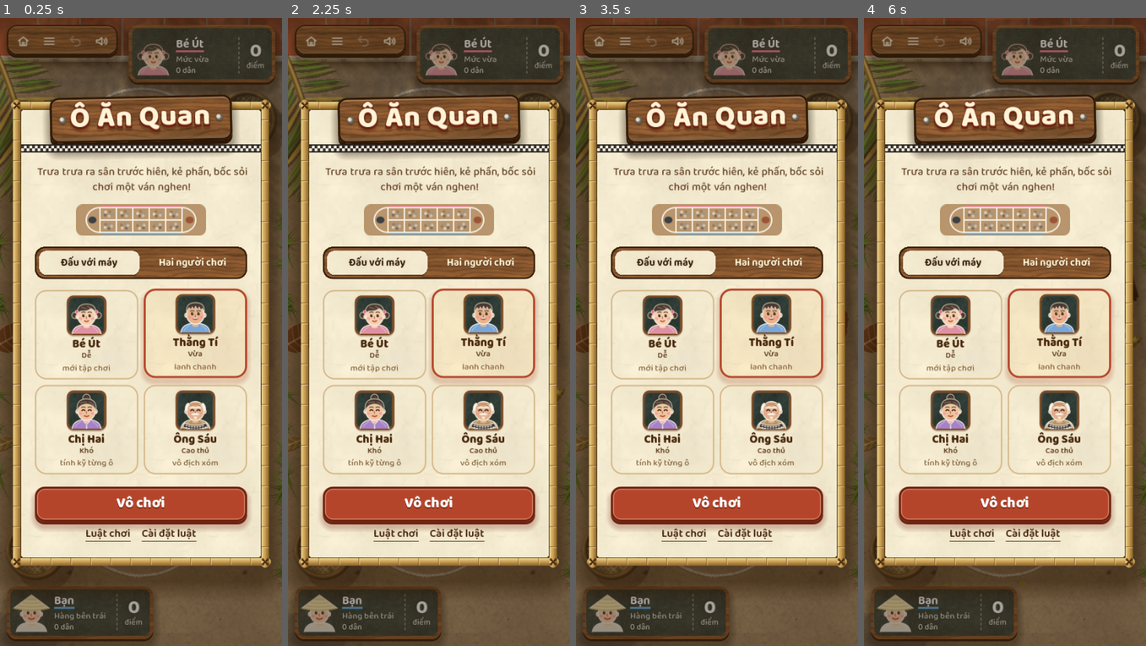
Above: before the commit, frames 1-4 (left to right).
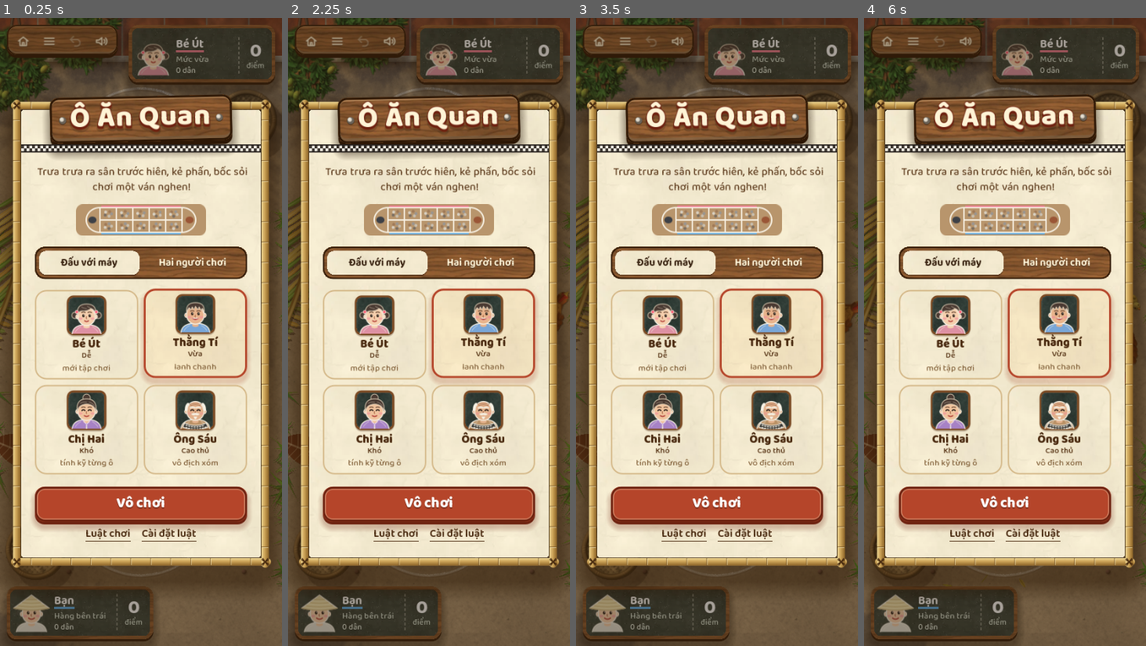
Above: after the commit, the same moments.

Repository: holinhcz/vu-mua
Game: Godot game, scene res://main.tscn
Same seed, same stepped clock (60 frames per second), same inputs: the game is played once before the commit and once after it.
Inputs (mouse positions are in pixels of both pictures, inside the frame that each line leads up to):
- Up to frame 1 (0.25 s): no input
- Up to frame 2 (2.25 s): tap Enter at 0.5 s; drag from (429, 332) to (457, 193) at 0.52 s; drag from (429, 332) to (414, 457) at 1.27 s; tap Space at 2 s; move the mouse to (457, 193) at 2.02 s; hold Right from 2.03 s (still down); tap Z at 2.1 s
- Up to frame 3 (3.5 s): release Right at 2.75 s; tap Enter at 2.75 s; drag from (702, 457) to (632, 237) at 2.77 s
- Up to frame 4 (6 s): tap Space at 3.5, 5 s; move the mouse to (1089, 426) at 3.52 s; hold Left 3.53-4.25 s; tap 5 at 3.6 s; tap Enter at 4.25 s; drag from (920, 237) to (962, 175) at 4.27 s; move the mouse to (1019, 332) at 5.02 s; hold Down 5.03-5.75 s; tap 1 at 5.1 s; click (1019, 332) at 5.17 s; drag from (962, 175) to (948, 363) at 5.77 s

The runs differ from the first frame. In frame 1, 2.2% of the frame differs, in the area x 0-93%, y 0-71%; in frame 2, 2.2%; in frame 3, 2.3%; in frame 4, 2.4%, in the area x 0-99%, y 0-71%.

Commit message:
Ô ăn quan riêng: tán xoài caro góc trái trên (oq_tan.gd như cờ gánh), cả sân co giãn theo màn, sửa số đếm ô lệch khi K khác 1, gà né bàn
Co-Authored-By: Claude Opus 5.5 <noreply@anthropic.com>
Claude-Session: https://claude.ai/code/session_01TQanobV4trnR46FjZ3o1gf

Diff:
--- a/src/oaq/logic/oq/oq_bg.gd
+++ b/src/oaq/logic/oq/oq_bg.gd
@@ -140,6 +140,8 @@
 		L.obst.append((c as Rect2).grow(6))
 	L.obst.append((L.tools as Rect2).grow(6))
 	L.obst.append(Rect2(W - 190, H - 64, 190, 64))
+	for r in L.get("tan", []):     # dưới tán xoài: không đặt đồ (bị lá che mất)
+		L.obst.append(r)
 	_decor(L)
 	for b in L.bx:
 		var D: float = b.z * 2 / 0.965
@@ -249,15 +251,17 @@
 				return false
 		return true
 	var done := false
-	for hb in [[0.0, true], [0.22, true], [0.22, false]]:
+	# ưu tiên gà nằm trọn trong màn; hết chỗ mới cho ló ra mép màn (cỡ thật, không thu nhỏ cho vừa: luật v7)
+	# hb = [phần được ló ra mép màn, né dải gợi ý, dải rộng đủ cho gà quay ngang]: thử chỗ rộng trọn trong màn trước
+	for hb in [[0.0, true, true], [0.0, false, true], [0.0, true, false], [0.22, true, false], [0.22, false, false]]:
 		if done:
 			break
 		for f in [40, 36, 32]:
 			st_band[0] = hb[1]
 			var hl: float = f * CM
 			var jr := hl * 0.06
-			var ha := hl * 0.5
-			var hc := hl * 0.3 + jr
+			var ha := hl * 0.72   # ảnh gà caro (D = dài / 0.6) to hơn hộp cũ: hộp ôm hết hình
+			var hc := maxf(hl * 0.3 + jr, ha * 0.92) if hb[2] else hl * 0.3 + jr   # gà quay đủ hướng (mổ, ngó): bề ngang dải cũng phải vừa thân gà
 			var best = null
 			var bs := -1e9
 			var st := maxf(8.0, hc * 0.5)
--- a/src/oaq/logic/oq/oq_game.gd
+++ b/src/oaq/logic/oq/oq_game.gd
@@ -13,6 +13,7 @@
 const BG := preload("res://logic/oq/oq_bg.gd")
 const SND := preload("res://logic/oq/oq_snd.gd")
 const HUD := preload("res://logic/oq/oq_hud.gd")
+const TAN := preload("res://logic/oq/oq_tan.gd")
 
 const QW := 0.95
 const DR := 0.088
@@ -57,6 +58,8 @@
 var ai_token := 0
 var snd: Node = null
 var hud: Control = null
+var tan: Node2D = null
+var DPR := 1.0
 var bg_tex: Texture2D = null
 var shade: TextureRect = null
 var _svp: SubViewport = null
@@ -72,7 +75,8 @@
 
 # ============================================================ dựng
 func setup(k: float) -> void:
-	K = maxf(1.0, k)
+	DPR = maxf(1.0, k)
+	K = DPR
 
 func _ready() -> void:
 	set_anchors_and_offsets_preset(Control.PRESET_FULL_RECT)
@@ -92,6 +96,8 @@
 	A.build_arm()
 	ME.next = 3 + randf() * 4
 	_build_shade()
+	tan = TAN.new()
+	add_child(tan)
 	hud = HUD.new()
 	hud.game = self
 	add_child(hud)
@@ -143,6 +149,12 @@
 func _layout() -> void:
 	var vs := get_viewport_rect().size
 	_vs = vs
+	# Link 11-22 "sắp xếp nền cảnh cho phù hợp các màn hình": cả sân + giao diện co giãn đều theo màn như cờ gánh.
+	# Khổ chuẩn: dọc 412x915 css, ngang 1280x720; màn khác nhân U = min(rộng, cao) so với khổ chuẩn.
+	var wc := vs.x / DPR
+	var hc := vs.y / DPR
+	var U := minf(wc / 412.0, hc / 915.0) if hc > wc * 1.05 else minf(wc / 1280.0, hc / 720.0)
+	K = DPR * clampf(U, 0.4, 3.0)
 	var W := vs.x / K
 	var H := vs.y / K
 	L.W = W
@@ -174,6 +186,16 @@
 	for b in L.bx:
 		var u := unmap(b.x, b.y)
 		L.bas.append({"x": u.x, "y": u.y, "r": b.z * 0.8 / L.s})
+	# Link 11-22 tán xoài caro bên trái (như cờ gánh): to nhất mà lá không chạm bàn, rổ, thẻ mình
+	var ban := [board_rect(L.s * 0.12)]
+	for b in L.bx:
+		ban.append(Rect2(b.x - b.z - 6, b.y - b.z - 6, 2 * b.z + 12, 2 * b.z + 12))
+	ban.append((c0 as Rect2).grow(4))
+	var tch := TAN.choices_in(ban, Rect2(0, (L.tools as Rect2).end.y, W, H - (L.tools as Rect2).end.y))
+	L.tan_sc = tch[0].sc if tch.size() else 0.3
+	L.tan_sh = tch[0].sh if tch.size() else Vector2(-400, -400)
+	L.tan = TAN.rects(L.tan_sc, 2, L.tan_sh)
+	tan.build(L.tan_sc, L.tan_sh, K, 0.3 if L.port else 0.4)
 	_resize_shade()
 	_bake_bg()
 
@@ -808,7 +830,7 @@
 	var asc := f.get_ascent(n) / K
 	var dsc := f.get_descent(n) / K
 	var p := Vector2(at.x - w / 2, at.y + (asc - dsc) / 2)
-	_T()
+	draw_set_transform_matrix(Transform2D.IDENTITY)   # chữ vẽ thẳng theo điểm ảnh (toạ độ đã nhân K)
 	draw_string(f, (p + Vector2(fs * 0.04, fs * 0.06)) * K, txt, HORIZONTAL_ALIGNMENT_LEFT, -1, n, Color8(60, 38, 18, int(77 * alpha)))
 	draw_string(f, (p + Vector2(-fs * 0.025, fs * 0.02)) * K, txt, HORIZONTAL_ALIGNMENT_LEFT, -1, n, Color(col, 0.45 * alpha))
 	draw_string(f, (p + Vector2(fs * 0.02, -fs * 0.02)) * K, txt, HORIZONTAL_ALIGNMENT_LEFT, -1, n, Color(col, 0.45 * alpha))
@@ -848,7 +870,7 @@
 	var tw_ := f.get_string_size(txt, HORIZONTAL_ALIGNMENT_LEFT, -1, n).x / K
 	var w := maxf(fs * 1.5, tw_ + fs * 0.9)
 	var h := fs * 1.3
-	_T()
+	draw_set_transform_matrix(Transform2D.IDENTITY)   # chữ vẽ thẳng theo điểm ảnh (toạ độ đã nhân K)
 	A.box(self, Rect2((at.x - w / 2 + 1) * K, (at.y - h / 2 + 2) * K, w * K, h * K), Color(50 / 255.0, 28 / 255.0, 10 / 255.0, 0.28 * alpha), h / 2, K)
 	A.box(self, Rect2((at.x - w / 2) * K, (at.y - h / 2) * K, w * K, h * K), Color(bgc, alpha), h / 2, K)
 	var asc := f.get_ascent(n) / K
--- /dev/null
+++ b/src/oaq/logic/oq/oq_tan.gd
@@ -0,0 +1,143 @@
+extends Node2D
+# TÁN XOÀI góc trái trên (Link 11-22 "lấy tán xoài bên caro gắn vào bên trái như cờ gánh"; chép từ coganh logic/cg/cg_tan.gd): 4 lớp ảnh 9px vẽ sẵn của caro
+# (ui/img/oq/xoai/xoai0..3, mỗi lớp 1 file, nạp 1 lần), gió + lá rung bằng wind9.gdshader, bóng mềm (mipmap) đổ xuống phải.
+# Toạ độ trong node = css tán của caro (9 điểm ảnh / css); gốc cây khuất ngoài góc trái trên, mép cắt ảnh (x, y = -40) luôn ngoài màn.
+
+const D := "res://ui/img/oq/xoai/"
+const PXU := 9.0
+const WIND := preload("res://logic/oq/wind9.gdshader")
+const M := Vector3(40, -150, 600)                     # gốc lắc + tầm với (css tán), như layout.json của caro
+const WINS := [Vector2(40, -40), Vector2(40, -40), Vector2(-40, -40), Vector2(-40, -40)]
+const SHOFF := Vector2(46, 62)                        # bóng đổ theo nắng (xuống phải)
+const PH4 := [0.0, 1.7, 3.1, 4.6]
+const AMPS := [5.0, 7.0, 6.0, 8.0]
+# mép phải của lá theo từng dải cao 16 css, bắt đầu y = -40 (dò từ ảnh: tools/cg/tan_prof.py)
+const PROF := [706, 701, 703, 681, 679, 671, 609, 575, 575, 570, 582, 590, 590, 588, 578, 563, 557, 565, 561, 557, 557, 558, 508, 505, 499, 471, 445, 293, 279, 286, 290, 255, 239, 209, 188, 125, 88]
+const CUT := Vector2(-10, -26)                        # vị trí gốc ảnh / cỡ tán: mép cắt ảnh + mép cắt bóng nằm ngoài màn
+
+static var _tex := {}
+static var _q := {}
+static var _noise: Texture2D = null
+
+# vùng lá (css game) khi tán cỡ sc: các dải ngang (gộp step dải 16 css làm 1)
+static func rects(sc: float, step := 1, sh := Vector2.ZERO) -> Array:
+	var pos := CUT * sc + sh
+	var out := []
+	var i := 0
+	while i < PROF.size():
+		var n := mini(step, PROF.size() - i)
+		var mx := -40
+		for j in range(i, i + n):
+			mx = maxi(mx, PROF[j])
+		if mx > -40:
+			out.append(Rect2(pos + Vector2(-40, -40 + 16 * i) * sc, Vector2(mx + 40, 16 * n) * sc))
+		i += step
+	return out
+
+static func tex(n: String, q: float) -> Texture2D:
+	# nạp q điểm ảnh / css (file gốc 9px): màn chỉ cần ~ điểm màn / css tán, khỏi tràn bộ nhớ đồ hoạ (giống caro)
+	if _tex.has(n) and float(_q[n]) >= q:
+		return _tex[n]
+	var im := Image.new()
+	im.load_webp_from_buffer(FileAccess.get_file_as_bytes(D + n + ".webp"))
+	im.convert(Image.FORMAT_RGBA8)
+	var full := im.get_size()
+	var k := minf(q / PXU, 8192.0 / maxf(full.x, full.y))
+	if k < 0.999:
+		var tw := maxi(1, int(full.x * k))
+		var th := maxi(1, int(full.y * k))
+		while im.get_width() >= tw * 2 and im.get_height() >= th * 2:
+			im.shrink_x2()
+		im.resize(tw, th, Image.INTERPOLATE_BILINEAR)
+	im.generate_mipmaps()
+	var t := ImageTexture.create_from_image(im)
+	if k < 0.999:
+		t.set_size_override(full)
+	_tex[n] = t
+	_q[n] = q
+	return t
+
+static func noise_tex() -> Texture2D:
+	if _noise != null:
+		return _noise
+	var nz := FastNoiseLite.new()
+	nz.frequency = 0.012
+	nz.fractal_octaves = 3
+	var ch := []
+	for sd in [7, 19, 31]:
+		nz.seed = sd
+		ch.append(nz.get_seamless_image(256, 256))
+	var im := Image.create(256, 256, false, Image.FORMAT_RGB8)
+	for y in 256:
+		for x in 256:
+			im.set_pixel(x, y, Color(ch[0].get_pixel(x, y).r, ch[1].get_pixel(x, y).r, ch[2].get_pixel(x, y).r))
+	_noise = ImageTexture.create_from_image(im)
+	return _noise
+
+func _wmat(t: Texture2D, q: float, i: int, amp: float, flutter: float, glint: float, fleck: float, shadow: float, blur: float) -> ShaderMaterial:
+	var m := ShaderMaterial.new()
+	m.shader = WIND
+	# lod tính theo ảnh 9px; ảnh nạp nhỏ hơn thì bớt log2(9/q) mức
+	var lod := maxf(0.0, log(blur * PXU) / log(2.0) + log(minf(q / PXU, 1.0)) / log(2.0)) if blur > 0.0 else 0.0
+	var p := {"noise": noise_tex(), "tex": t, "tex_size": t.get_size(), "pivot": (Vector2(M.x, M.y) - WINS[i]) * PXU, "reach": M.z * PXU,
+		"amp": amp * PXU, "flutter": flutter * PXU, "bend": 0.0, "phase": PH4[i], "glint": glint, "fleck": fleck, "shadow": shadow, "lod": lod, "px_scale": PXU}
+	for key in p:
+		m.set_shader_parameter(key, p[key])
+	return m
+
+func _spr(t: Texture2D, pos: Vector2) -> Sprite2D:
+	var s := Sprite2D.new()
+	s.texture = t
+	s.centered = false
+	s.position = pos
+	s.scale = Vector2.ONE / PXU
+	s.texture_filter = CanvasItem.TEXTURE_FILTER_LINEAR_WITH_MIPMAPS
+	add_child(s)
+	return s
+
+# các chỗ đặt tán (cỡ sc, độ dời sh) mà lá không chạm vùng cấm (bàn cờ), xếp theo phần lá thấy được (dưới thanh công cụ) nhiều nhất.
+# tán to được đẩy lùi ra ngoài mép trái/trên tối đa 30% (gốc cây khuất xa hơn).
+static func choices(ban: Rect2, vis: Rect2) -> Array:
+	return choices_in([ban], vis)
+
+# như choices, nhiều vùng cấm (ô ăn quan: bàn + 2 rổ + thẻ mình)
+static func choices_in(bans: Array, vis: Rect2) -> Array:
+	var out := []
+	var sc := 1.2
+	while sc > 0.299:
+		for dy in [0.0, 0.1, 0.2, 0.3]:
+			for dx in [0.0, 0.1, 0.2, 0.3]:
+				var sh := -Vector2(dx * 746.0, dy * 592.0) * sc
+				var ok := true
+				var area := 0.0
+				for r in rects(sc, 1, sh):
+					var q: Rect2 = r
+					for ban in bans:
+						if q.intersects(ban):
+							ok = false
+							break
+					if not ok:
+						break
+					area += q.intersection(vis).get_area()
+				if ok:
+					out.append({"sc": sc, "sh": sh, "a": area * (1.0 + 0.15 * sc)})
+		sc -= 0.05
+	out.sort_custom(func(x, y): return x.a > y.a)
+	return out
+
+# sc = cỡ tán (css game / css tán), sh = độ dời, K = điểm ảnh màn / css game, sha = độ đậm bóng
+func build(sc: float, sh: Vector2, K: float, sha: float) -> void:
+	for c in get_children():
+		c.queue_free()
+	position = (CUT * sc + sh) * K
+	scale = Vector2.ONE * sc * K
+	var q := clampf(ceilf(sc * K), 2.0, 9.0)
+	var xt := []
+	for i in 4:
+		var t := tex("xoai%d" % i, q)
+		xt.append(t)
+		var s := _spr(t, WINS[i] + SHOFF)
+		s.material = _wmat(t, q, i, AMPS[i] * 1.5, 3.0, 0.0, 0.3, sha, 10.0)
+	for i in 4:
+		var s := _spr(xt[i], WINS[i])
+		s.material = _wmat(xt[i], q, i, AMPS[i], 2.0, 0.1, 0.0, 0.0, 0.0)
--- /dev/null
+++ b/src/oaq/logic/oq/wind9.gdshader
@@ -0,0 +1,42 @@
+shader_type canvas_item;
+// gió cho tán cây/bụi chuối/bóng: lắc theo khoảng cách tới gốc + lá rung từng chỗ + ánh nắng lấp lánh
+uniform sampler2D noise : filter_linear, repeat_enable;
+uniform sampler2D tex : filter_linear_mipmap;
+uniform vec2 tex_size = vec2(512.0);
+uniform vec2 pivot = vec2(0.0);      // gốc cây theo pixel của ảnh
+uniform float reach = 600.0;
+uniform float amp = 6.0;            // biên độ lắc cả cành (px)
+uniform float flutter = 2.0;        // lá rung (px)
+uniform float bend = 0.0;           // xoay quanh gốc (radian) cho chuối
+uniform float phase = 0.0;
+uniform float glint = 0.1;
+uniform float fleck = 0.0;          // đốm nắng chạy trong bóng
+uniform float shadow = 0.0;         // >0: vẽ bóng (đậm), mờ bằng mipmap
+uniform float lod = 0.0;
+uniform float px_scale = 1.0;
+uniform vec3 shadow_col = vec3(0.09, 0.11, 0.18);
+void fragment() {
+	vec2 p = UV * tex_size;
+	float d = clamp(length(p - pivot) / reach, 0.0, 1.0);
+	float t = TIME;
+	float gust = texture(noise, vec2(t * 0.025 + phase, 0.37)).r;
+	float g = 0.55 + 0.9 * gust;
+	vec2 sway = vec2(sin(t * 0.85 + phase) + 0.35 * sin(t * 2.3 + phase * 1.9),
+	                 0.6 * cos(t * 0.65 + phase * 1.3) + 0.25 * sin(t * 1.7 + phase)) * amp * d * d * g;
+	vec2 n = texture(noise, p / (160.0 * px_scale) + vec2(t * 0.045, t * 0.03)).rg - 0.5;
+	vec2 off = sway + n * flutter * d * g;
+	vec2 q = p - off;
+	if (bend != 0.0) {
+		float a = bend * d * (sin(t * 0.8 + phase) + 0.3 * sin(t * 1.9 + phase)) * g;
+		vec2 r = q - pivot;
+		q = pivot + vec2(r.x * cos(a) + r.y * sin(a), -r.x * sin(a) + r.y * cos(a));
+	}
+	vec4 c = shadow > 0.0 ? vec4(shadow_col, textureLod(tex, q / tex_size, lod).a * shadow) : texture(tex, q / tex_size);
+	float gl = texture(noise, p / (70.0 * px_scale) + vec2(-t * 0.07, t * 0.05)).b;
+	c.rgb *= 1.0 + glint * smoothstep(0.62, 0.78, gl) * d;
+	if (fleck > 0.0) {
+		float f = texture(noise, p / (55.0 * px_scale) + vec2(t * 0.05, -t * 0.035)).g;
+		c.a *= 1.0 - fleck * smoothstep(0.5, 0.8, f);
+	}
+	COLOR = c;
+}
Not shown, added: src/oaq/logic/oq/oq_tan.gd.uid
Not shown, added: src/oaq/logic/oq/wind9.gdshader.uid
Binary file added: src/oaq/ui/img/oq/xoai/xoai0.webp
Binary file added: src/oaq/ui/img/oq/xoai/xoai1.webp
Binary file added: src/oaq/ui/img/oq/xoai/xoai2.webp
Binary file added: src/oaq/ui/img/oq/xoai/xoai3.webp
